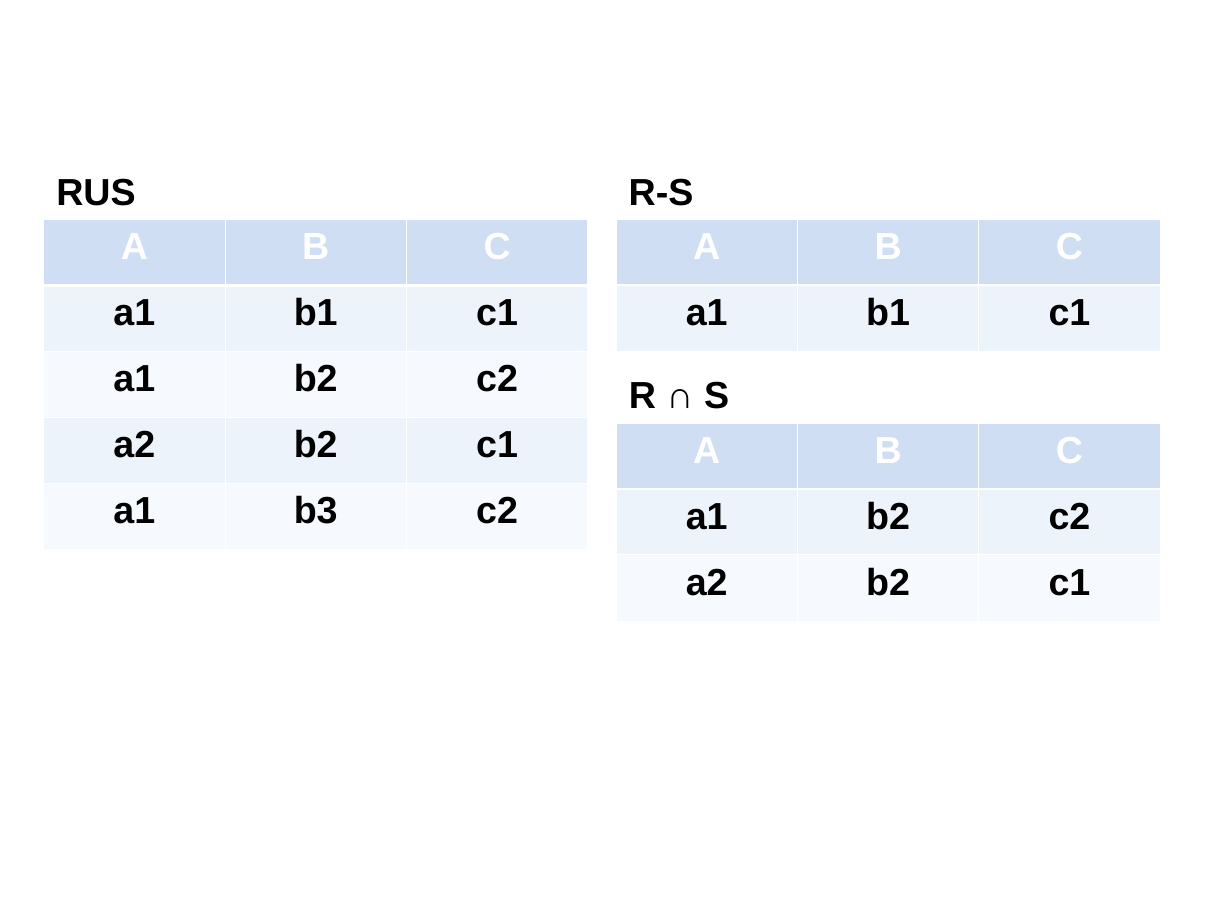
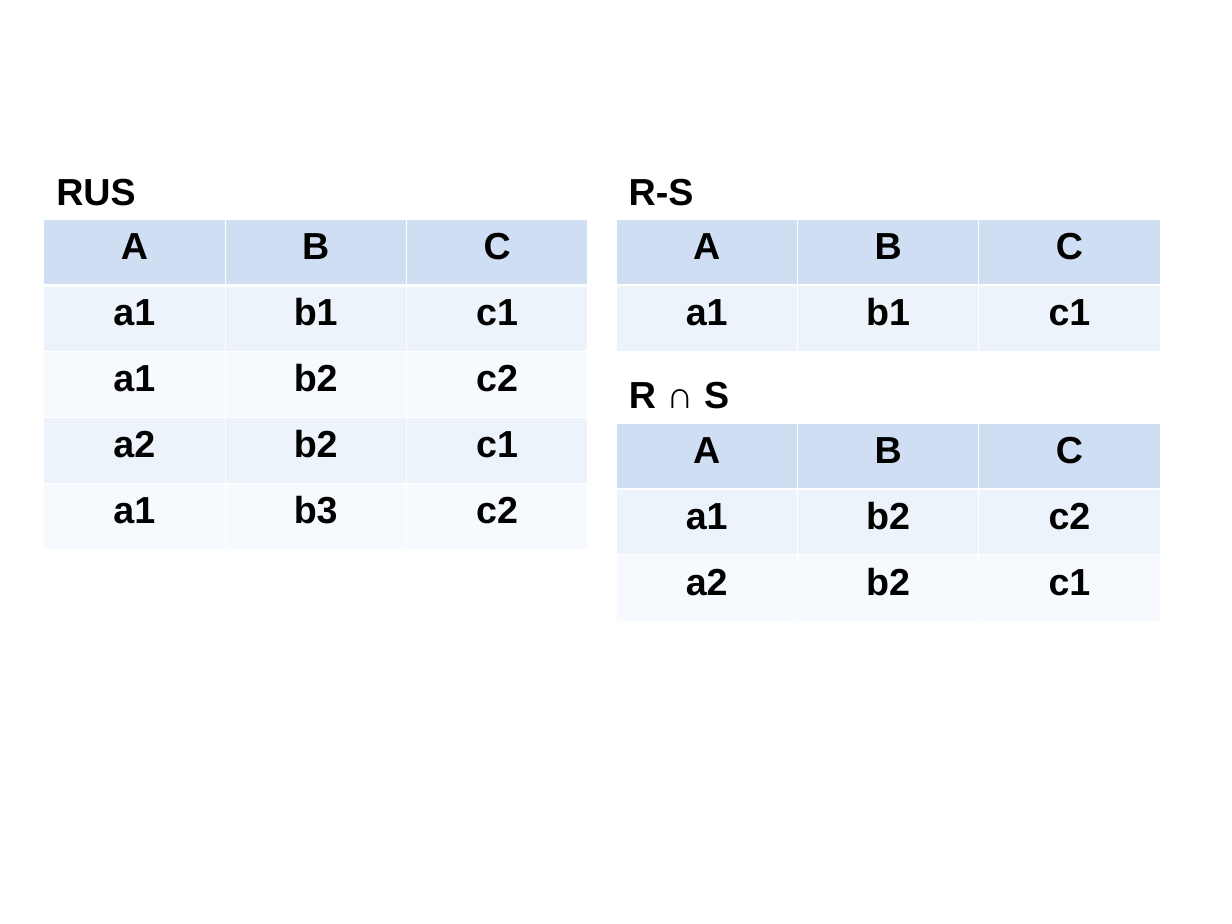
Before and after one commit to HBU/DataBase, a slide deck: slide 54 of PPT/DB第02章.ppt. Drawn at 1232x924 pixels with LibreOffice and Linux fonts; fonts in the diff are those of the drawing; background and template pictures are left out. Boxes give left, top, right and bottom in pixels: in the first picture for what was removed or moved away, otherwise in the second. Text is boxed around its words. In the diff, an @@ line names an element or a change of style, - is before the commit and + after.

```diff
--- a/PPT/DB第02章.ppt
+++ b/PPT/DB第02章.ppt
@@ table at [43,219,586,549] @@
@@ text colour #FFFFFF to #000000 in "A", "B", "C" @@
@@ table at [616,219,1159,351] @@
@@ text colour #FFFFFF to #000000 in "A", "B", "C" @@
@@ table at [616,423,1159,621] @@
@@ text colour #FFFFFF to #000000 in "A", "B", "C" @@
```
Also in this commit, not shown: 24 other slides changed, 6 other files.
